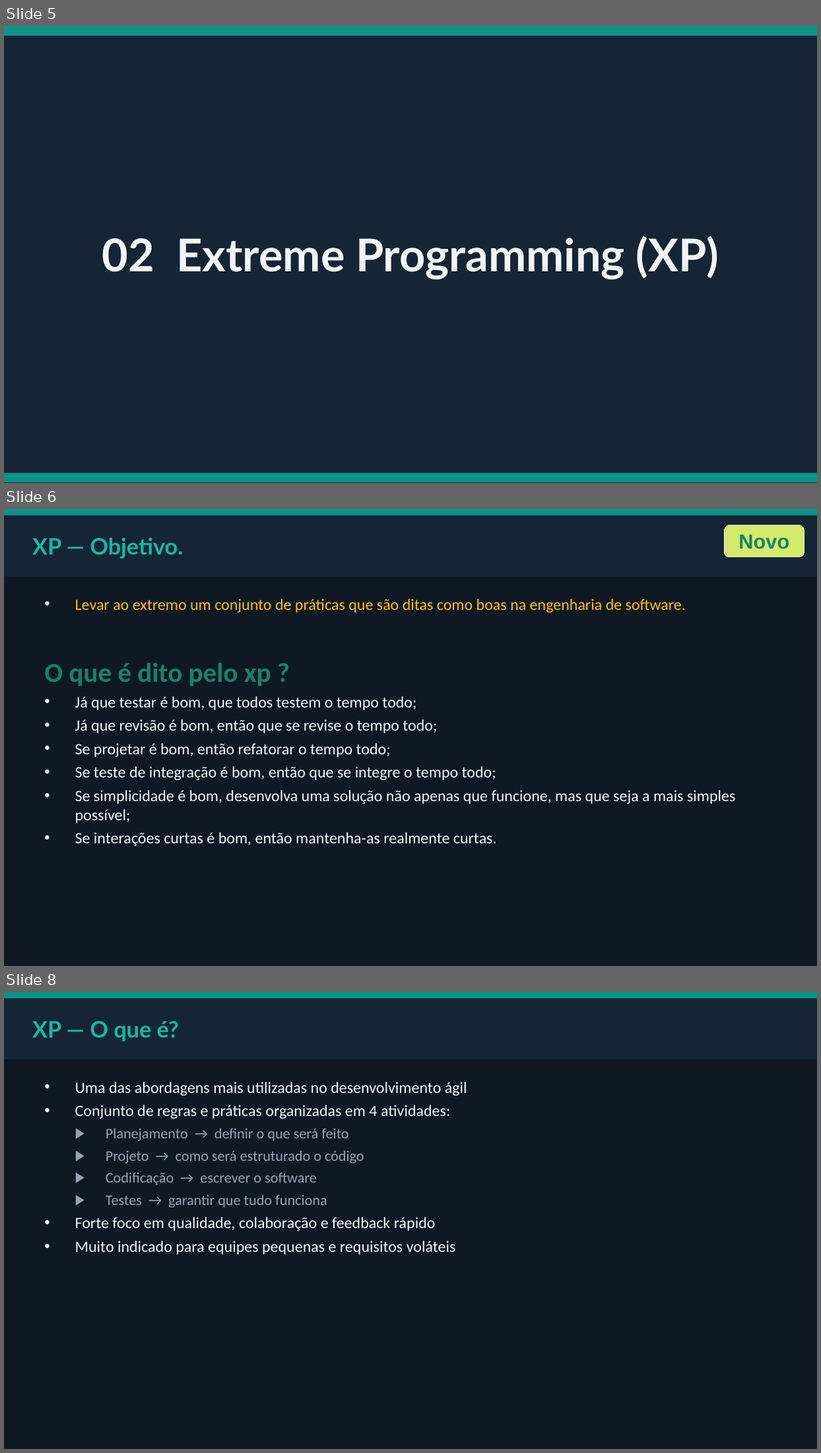
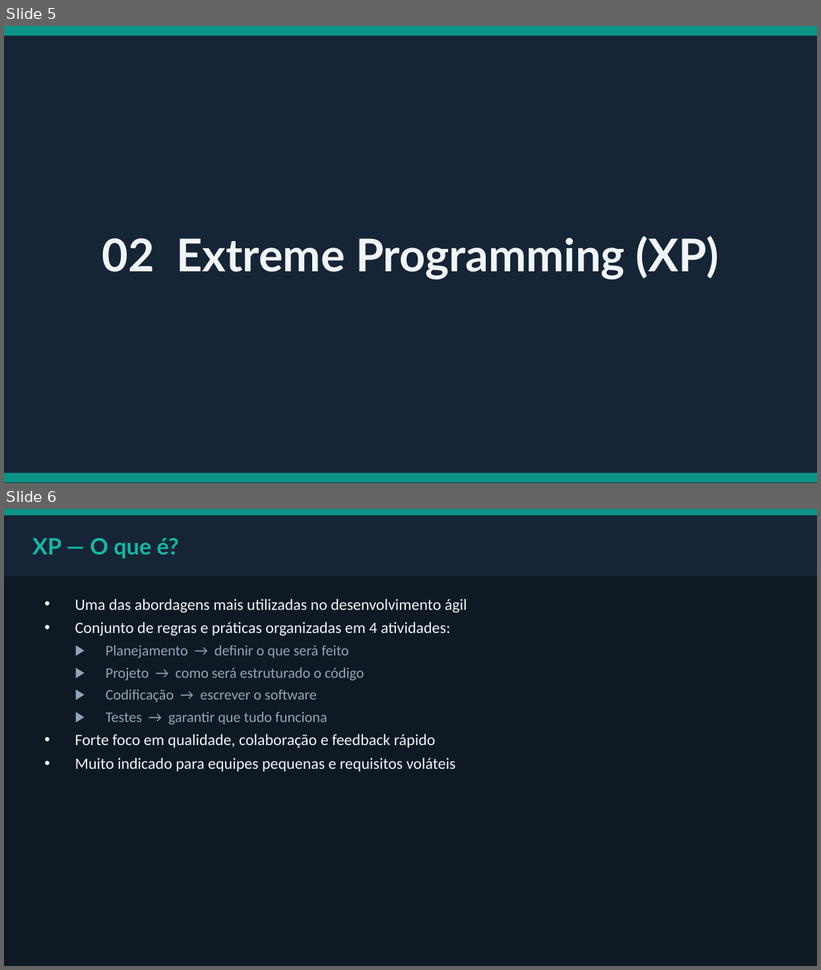
Before and after one commit to emanooel/engenharia_de_software_2026, a slide deck: XP_Git_Requisitos_IFES.pptx. Shown one above the other, each under a label of ours: slides 5, 6 and 8 before the commit, slides 5 and 6 after it; the slides between them are not shown. The pictures are 821x1453 and 821x970 pixels, drawn with LibreOffice and Linux fonts; fonts in the diff are those of the drawing. Boxes give left, top, right and bottom in pixels: in the first picture for what was removed or moved away, otherwise in the second. Text is boxed around its words. In the diff, an @@ line names an element or a change of style, - is before the commit and + after.

```diff
--- a/XP_Git_Requisitos_IFES.pptx
+++ b/XP_Git_Requisitos_IFES.pptx
@@ slide 6 removed at [4,509,817,966], background #0F1923 @@
@@ rectangle removed at [4,509,817,516] @@
@@ rectangle removed at [4,516,817,576] @@
@@ rounded rectangle removed at [725,525,804,557] @@
-Novo
@@ text removed at [32,537,183,559] @@
-XP — Objetivo.
@@ text removed at [44,599,735,846] @@
-• Levar ao extremo um conjunto de práticas que são ditas como boas na engenharia de software.
-O que é dito pelo xp ?
-• Já que testar é bom, que todos testem o tempo todo;
-• Já que revisão é bom, então que se revise o tempo todo;
-• Se projetar é bom, então refatorar o tempo todo;
-• Se teste de integração é bom, então que se integre o tempo todo;
-• Se simplicidade é bom, desenvolva uma solução não apenas que funcione, mas que seja a mais simples possível;
-• Se interações curtas é bom, então mantenha-as realmente curtas.
@@ what was slide 8 is now slide 6 @@
```
Also in this commit, not shown: 2 slides changed, 4 other slides removed.
